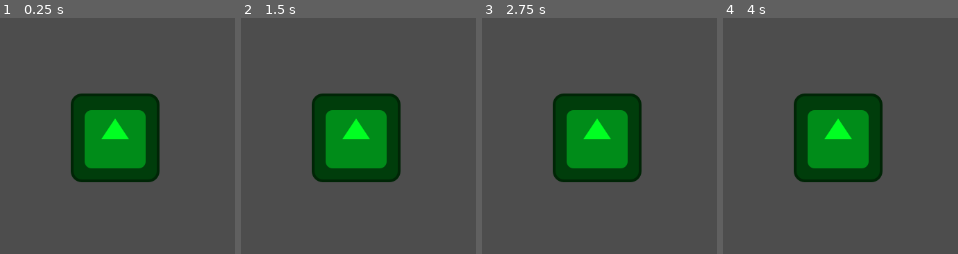
Above: before the commit, frames 1-4 (left to right).
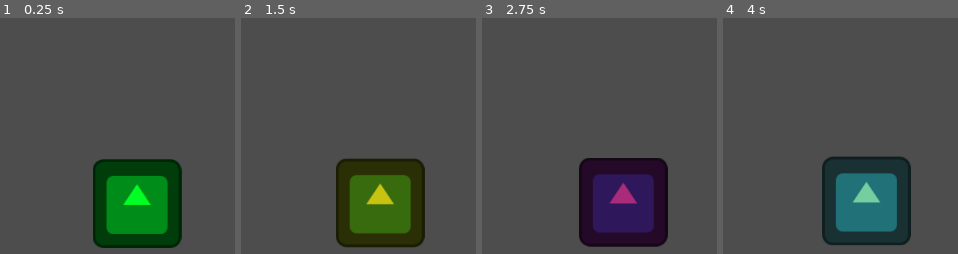
Above: after the commit, the same moments.

Repository: hperantunes/shaders-101
Game: Godot game, scene res://scenes/shaders_101.tscn
The game is run twice, just before and just after one commit, with the same random seed, the same clock (stepped at 60 frames per second) and the same inputs. The engine's default icon, where the game draws it, is replaced by a stand-in: a white triangle on a blue panel in a dark square.
Inputs (mouse positions are in pixels of both pictures, inside the frame that each line leads up to):
- Up to frame 1 (0.25 s): no input
- Up to frame 2 (1.5 s): move the mouse to (outside the picture) at 0.52 s; click (outside the picture) at 0.6 s; move the mouse to (outside the picture) at 1.27 s; click (outside the picture) at 1.35 s
- Up to frame 3 (2.75 s): move the mouse to (660, 55) at 2.02 s; click (660, 55) at 2.1 s
- Up to frame 4 (4 s): move the mouse to (781, 244) at 2.77 s; click (781, 244) at 2.85 s; move the mouse to (outside the picture) at 3.52 s; click (outside the picture) at 3.6 s

The runs differ from the first frame. In frame 1, 24% of the frame differs, in the area x 30-78%, y 31-98%; in frame 2, 25%; in frame 3, 26%, in the area x 30-80%, y 31-98%; in frame 4, 25%.

Commit message:
Lesson 2.16

Diff:
--- a/project.godot
+++ b/project.godot
@@ -14,3 +14,11 @@
 run/main_scene="res://scenes/shaders_101.tscn"
 config/features=PackedStringArray("4.2", "Forward Plus")
 config/icon="res://icon.svg"
+
+[input]
+
+set_color={
+"deadzone": 0.5,
+"events": [Object(InputEventMouseButton,"resource_local_to_scene":false,"resource_name":"","device":-1,"window_id":0,"alt_pressed":false,"shift_pressed":false,"ctrl_pressed":false,"meta_pressed":false,"button_mask":0,"position":Vector2(0, 0),"global_position":Vector2(0, 0),"factor":1.0,"button_index":1,"canceled":false,"pressed":false,"double_click":false,"script":null)
+]
+}
--- a/scripts/shaders_101.gd
+++ b/scripts/shaders_101.gd
@@ -1,5 +1,6 @@
 extends Node2D
 
+@onready var sprite: Sprite2D = $Sprite2D
 
 #func _process(delta):
 	#var time = Time.get_ticks_msec() / 1000.0
@@ -7,3 +8,9 @@
 	#
 	#print("TIME: " + str(time))
 	#print("a: " + str(a))
+
+
+func _process(delta):
+	if Input.is_action_just_pressed("set_color"):
+		var new_color = Color(randf(), randf(), randf())
+		sprite.material.set_shader_parameter("my_color", new_color)
--- a/shaders/my_first_shader.gdshader
+++ b/shaders/my_first_shader.gdshader
@@ -10,13 +10,10 @@
 
 void vertex() {
 
-	float speed = 2.0;
+	float speed = my_float;
 
-	if (VERTEX.x < 0. && VERTEX.y < 0.) {
-		//VERTEX += vec2(-100., -20.);
-	}
-	//VERTEX += vec2(cos(TIME * speed) * 100.0, 0.0);
-	//VERTEX += vec2(0.0, sin(TIME * speed) * 100.0);
+	VERTEX += vec2(cos(TIME * speed) * 100.0, 0.0);
+	VERTEX += vec2(0.0, sin(TIME * speed) * 100.0);
 }
 
 void fragment() {
